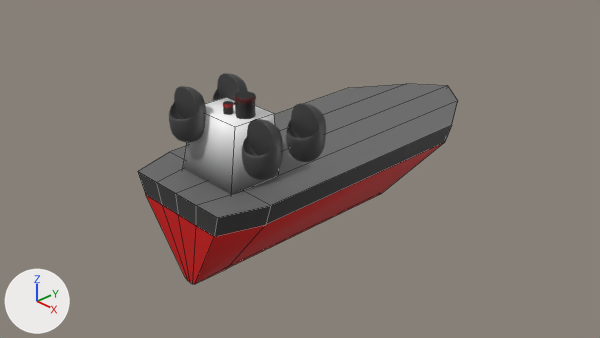
The Blender file Models/Ship.blend as it was, and as the next commit left it.
One viewpoint serves both versions: the file's camera 'Camera-noimp'. Every picture has the same lights, and +X, +Y and +Z are marked at lower left. Mesh edges are drawn as thin lines on the coarser meshes.

The first picture shows 'Cabin', 'ChimneyLarge', 'ChimneySmall', 'Hull-col'.
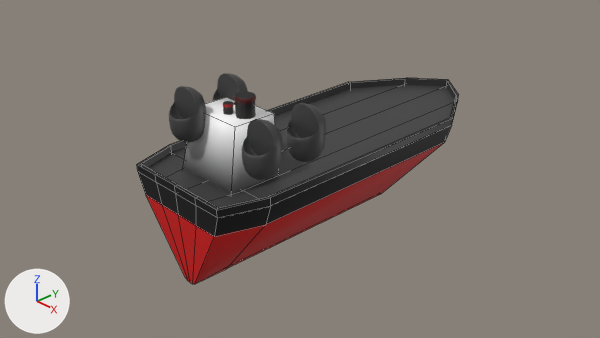
What changed in the scene script:
```text
Change me_cube:
    used by ob_hull_col; location = (0.0, 0.0, 0.0)
    remove me_cube.from_pydata(...)  # 25 vertices, 20 faces; spans x -1.0..0.0, y -2.02..3.2, z -1.02..0.3
    add me_cube.from_pydata(...)  # 46 vertices, 38 faces; spans x -1.0..0.0, y -2.02..3.2, z -1.02..0.4
    me_cube part 1
    7 vertices are added at x -0.96..0.0, y -1.98..3.16, z 0.27
    7 new vertices lie (0.0, 0.0, 0.1) away from vertices in x -1.0..0.0, y -2.02..3.2, z 0.3
    7 new vertices lie (0.0, 0.0, 0.13) away from vertices in x -0.96..0.0, y -1.98..3.16, z 0.27
    18 new faces join them
    me_cube part 2: 20 kept faces spanning x -1.0..0.0, y -2.02..3.2, z -1.02..0.3 get new texture (UV) coordinates
```

Pixel boxes [x1, y1, x2, y2] of what changed, in the pictures (600 x 338 px):
'Hull-col', reshaped: before [138, 84, 458, 284]; after [137, 78, 458, 284]
part 1 of me_cube, added (black): after [137, 78, 458, 218]
part 2 of me_cube, surface changed: [138, 85, 455, 240] in both
